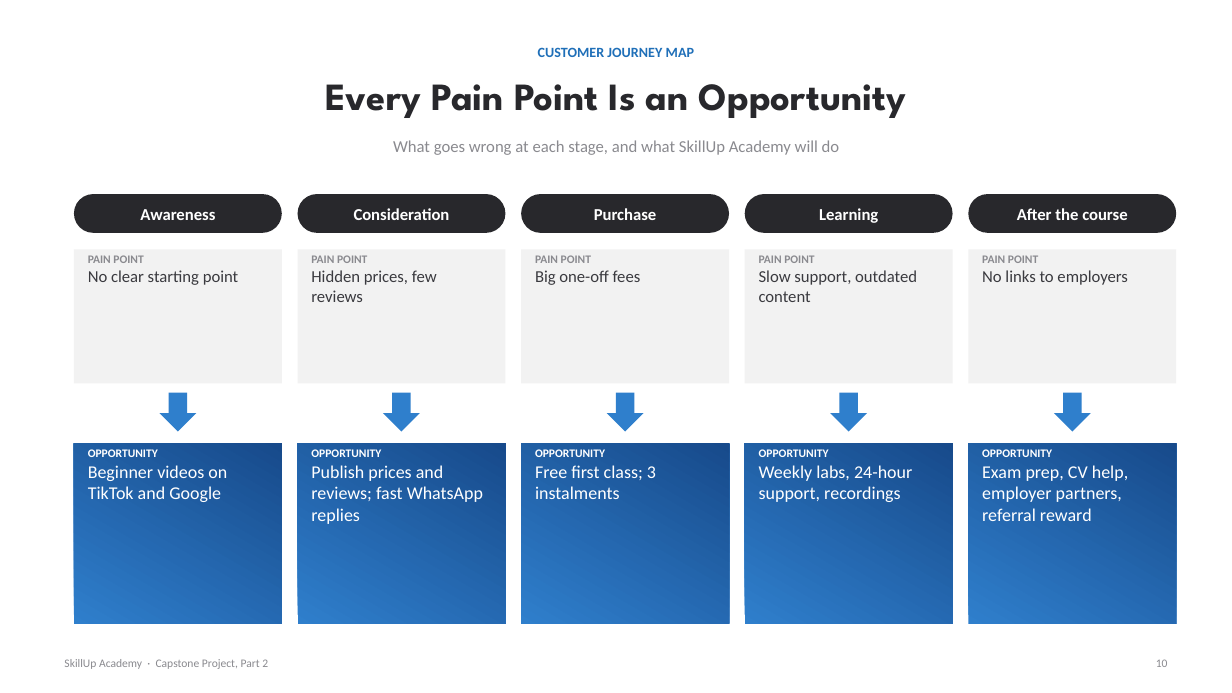
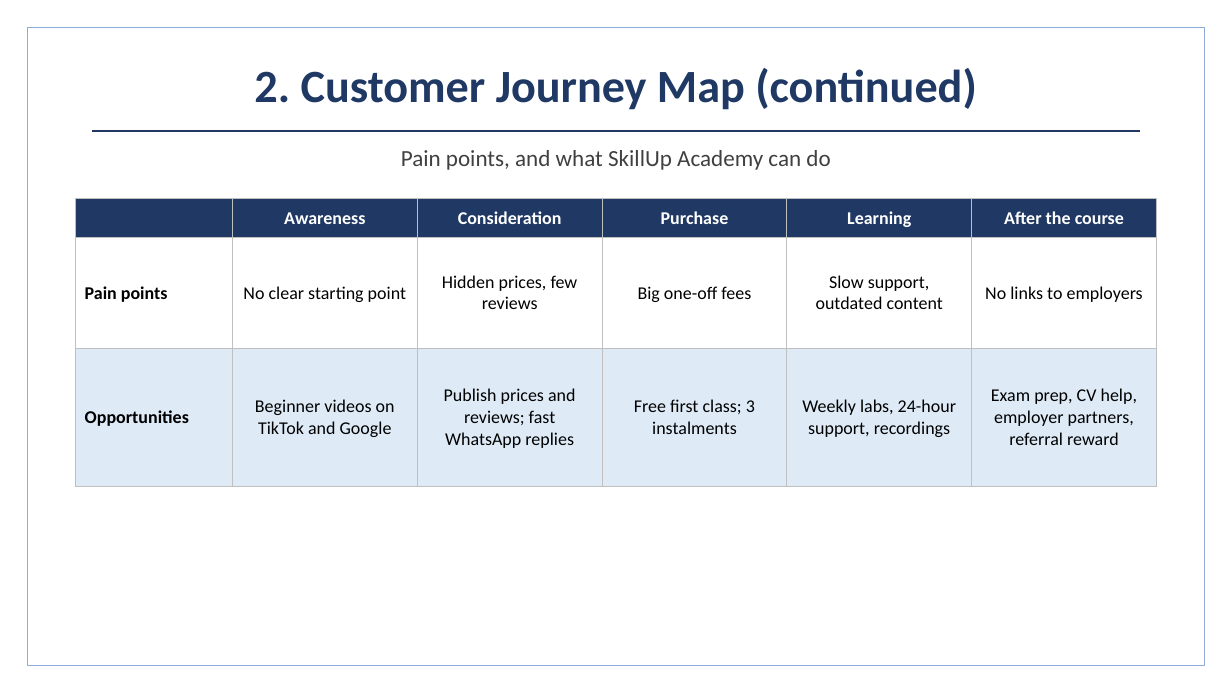
Before and after one commit to BadboyVee/BlackHoleeee, a slide deck: slide 7 of capstone/Customer_Analysis.pptx (slide 10 before the commit). Drawn at 1232x693 pixels with LibreOffice and Linux fonts; fonts in the diff are those of the drawing. Boxes give left, top, right and bottom in pixels: in the first picture for what was removed or moved away, otherwise in the second. Text is boxed around its words. In the diff, an @@ line names an element or a change of style, - is before the commit and + after.

```diff
--- a/capstone/Customer_Analysis.pptx
+++ b/capstone/Customer_Analysis.pptx
@@ rectangle added at [28, 28, 1204, 665], outline #8FAADC 1 pt @@
@@ title "2. Customer Journey Map (continued)" at [254, 68, 977, 110]: vertical alignment top to middle @@
@@ title at [254, 68, 977, 110]: text changed; size 11 to 36 pt; text colour #1F6FB8 to #1F3864 @@
-CUSTOMER JOURNEY MAP
+2. Customer Journey Map (continued)
@@ title removed at [325, 84, 906, 118] @@
-Every Pain Point Is an Opportunity
@@ line added from (92, 131) to (1140, 131), #1F3864 1.5 pt @@
@@ text at [401, 150, 830, 170]: text changed; size 13 to 18 pt; text colour #8A8A8F to #404040 @@
-What goes wrong at each stage, and what SkillUp Academy will do
+Pain points, and what SkillUp Academy can do
@@ rounded rectangle removed at [74, 194, 282, 233] @@
-Awareness
@@ table added at [76, 199, 1157, 487], 3 rows, 6 columns @@
+ | Awareness | Consideration | Purchase | Learning | After the course
+Pain points | No clear starting point | Hidden prices, few reviews | Big one-off fees | Slow support, outdated content | No links to employers
+Opportunities | Beginner videos on TikTok and Google | Publish prices and reviews; fast WhatsApp replies | Free first class; 3 instalments | Weekly labs, 24-hour support, recordings | Exam prep, CV help, employer partners, referral reward
@@ rounded rectangle removed at [298, 194, 506, 233] @@
-Consideration
@@ rounded rectangle removed at [521, 194, 729, 233] @@
-Purchase
@@ rounded rectangle removed at [745, 194, 953, 233] @@
-Learning
@@ rounded rectangle removed at [969, 194, 1177, 233] @@
-After the course
@@ rectangle removed at [74, 250, 282, 384] @@
-PAIN POINT
-No clear starting point
@@ rectangle removed at [298, 250, 506, 384] @@
-PAIN POINT
-Hidden prices, few reviews
@@ rectangle removed at [521, 250, 729, 384] @@
-PAIN POINT
-Big one-off fees
@@ rectangle removed at [745, 250, 953, 384] @@
-PAIN POINT
-Slow support, outdated content
@@ rectangle removed at [969, 250, 1177, 384] @@
-PAIN POINT
-No links to employers
@@ down arrow removed at [160, 393, 197, 432] @@
@@ down arrow removed at [383, 393, 420, 432] @@
@@ down arrow removed at [607, 393, 644, 432] @@
@@ down arrow removed at [830, 393, 867, 432] @@
@@ down arrow removed at [1054, 393, 1091, 432] @@
@@ rectangle removed at [74, 444, 282, 624] @@
-OPPORTUNITY
-Beginner videos on TikTok and Google
@@ rectangle removed at [298, 444, 506, 624] @@
-OPPORTUNITY
-Publish prices and reviews; fast WhatsApp replies
@@ rectangle removed at [521, 444, 729, 624] @@
-OPPORTUNITY
-Free first class; 3 instalments
@@ rectangle removed at [745, 444, 953, 624] @@
-OPPORTUNITY
-Weekly labs, 24-hour support, recordings
@@ rectangle removed at [969, 444, 1177, 624] @@
-OPPORTUNITY
-Exam prep, CV help, employer partners, referral reward
@@ text removed at [64, 659, 268, 669] @@
-SkillUp Academy · Capstone Project, Part 2
@@ text removed at [1156, 659, 1168, 667] @@
-10
```
Also in this commit, not shown: 9 other slides changed, 8 slides added, 12 slides removed, 7 other files.
